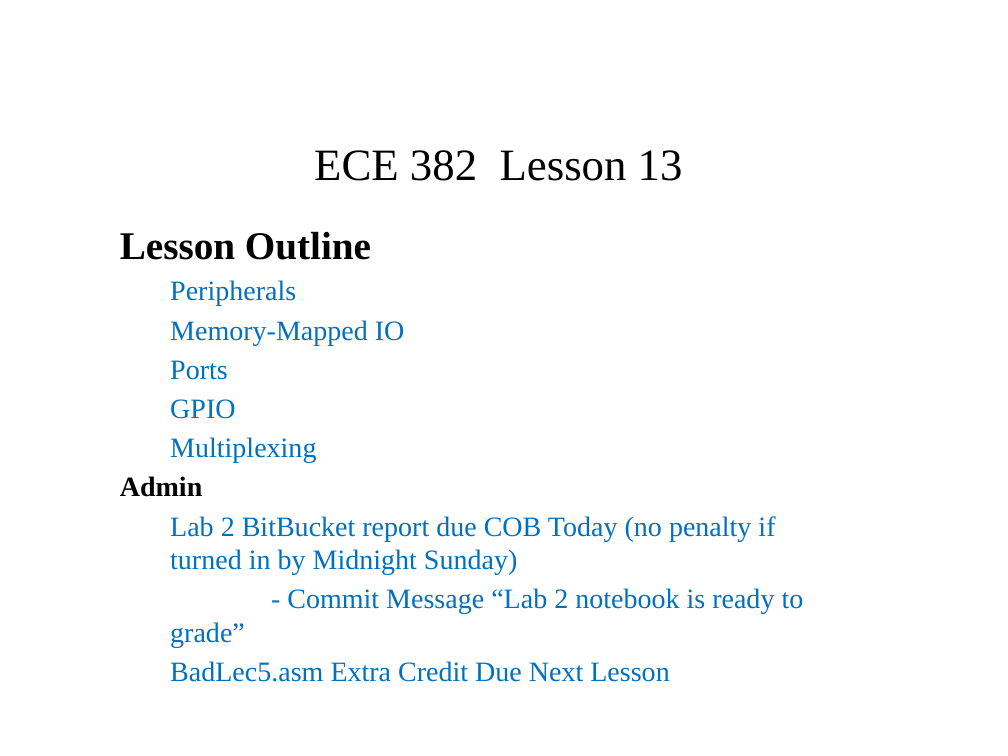
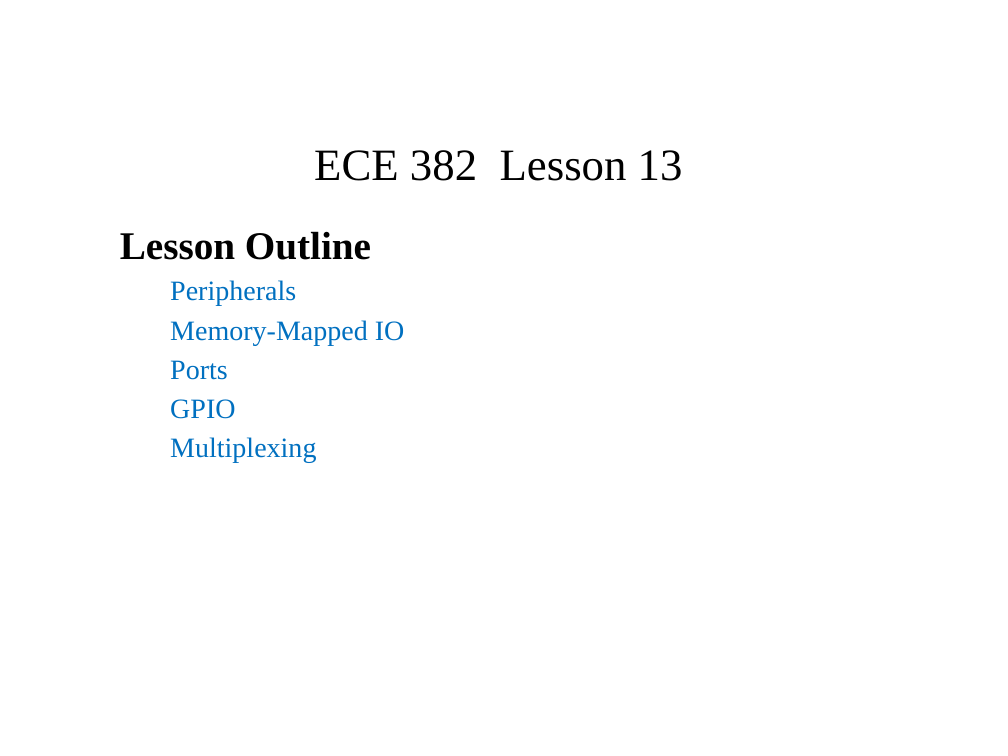
Before and after one commit to pw4rn3r/ECE382, a slide deck: slide 1 of notes/L13/Lsn13.pptx. Drawn at 1008x756 pixels with LibreOffice and Linux fonts; fonts in the diff are those of the drawing. Boxes give left, top, right and bottom in pixels: in the first picture for what was removed or moved away, otherwise in the second. Text is boxed around its words. In the diff, an @@ line names an element or a change of style, - is before the commit and + after.

```diff
--- a/notes/L13/Lsn13.pptx
+++ b/notes/L13/Lsn13.pptx
@@ subtitle at [120, 476, 804, 682]: paragraphs removed @@
-Admin
-  Lab 2 BitBucket report due COB Today (no penalty if turned in by Midnight Sunday)
-  - Commit Message “Lab 2 notebook is ready to grade”
-  BadLec5.asm Extra Credit Due Next Lesson
```
Also in this commit, not shown: 2 other slides changed, 2 slides removed, 1 other file.
